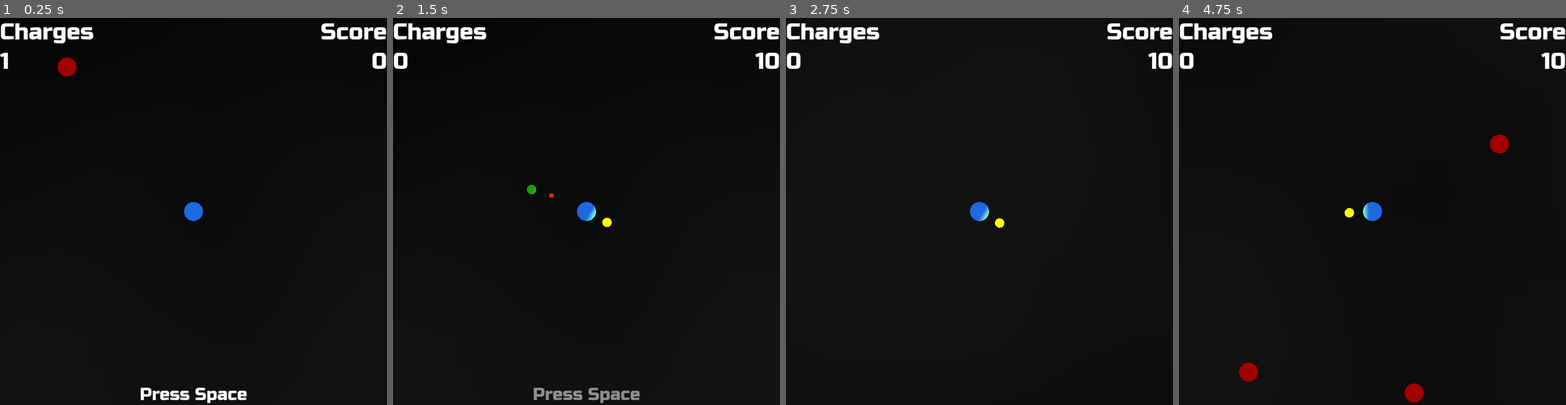
Above: before the commit, frames 1-4 (left to right).
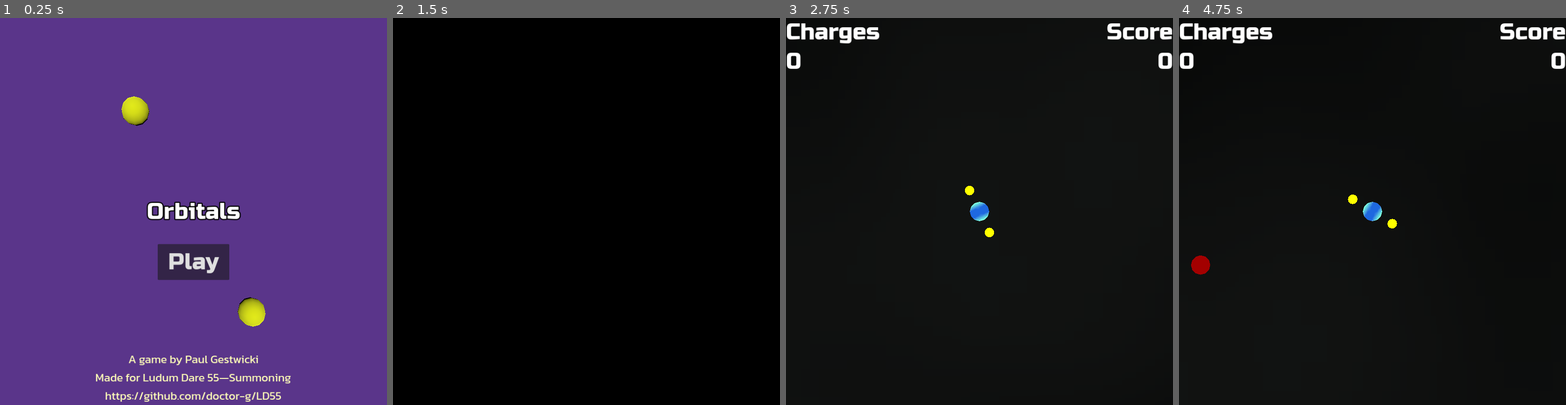
Above: after the commit, the same moments.

Repository: doctor-g/LD55
Game: Godot game, scene res://title_screen.tscn
The game is run twice, just before and just after one commit, with the same random seed, the same clock (stepped at 60 frames per second) and the same inputs. Before the commit the project starts from res://world.tscn.
Inputs (mouse positions are in pixels of both pictures, inside the frame that each line leads up to):
- Up to frame 1 (0.25 s): no input
- Up to frame 2 (1.5 s): click (586, 261) at 0.5 s, where only the run after the commit has a clickable "Play"; tap Space (summon) at 1.25, 1.35 s; move the mouse to (671, 192) at 1.27 s; hold D (move_right) from 1.28 s (still down)
- Up to frame 3 (2.75 s): tap Space (summon) at 2, 2.1 s; move the mouse to (902, 230) at 2.02 s; release D (move_right) at 2.03 s; hold S (move_down) from 2.03 s (still down)
- Up to frame 4 (4.75 s): move the mouse to (1411, 126) at 2.77 s; release S (move_down) at 2.78 s; hold D (move_right) 2.78-3.53 s; tap Space (summon) at 2.85, 3.6, 4.35 s; move the mouse to (1353, 288) at 3.52 s; hold W (move_up) 3.53-4.28 s; move the mouse to (1488, 269) at 4.27 s; hold A (move_left) from 4.28 s (still down)

The runs differ from the first frame. In frame 1, 100% of the frame differs, in the area x 0-100%, y 0-100%; in frame 2, 2.2%; in frame 3, 0.3%; in frame 4, 1.0%.

Commit message:
Start on title screen

Diff:
--- a/project/project.godot
+++ b/project/project.godot
@@ -14,7 +14,7 @@
 config/description="A game made for Ludum Dare 55
 
 Copyright 2024 Paul Gestwicki"
-run/main_scene="res://world.tscn"
+run/main_scene="res://title_screen.tscn"
 config/features=PackedStringArray("4.2", "GL Compatibility")
 config/icon="res://icon.svg"
 
